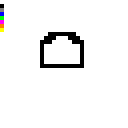
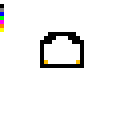
Layered file, before and after one edit (128x128). Changes by layer:
painted on "Background" over [44, 60, 80, 64]
